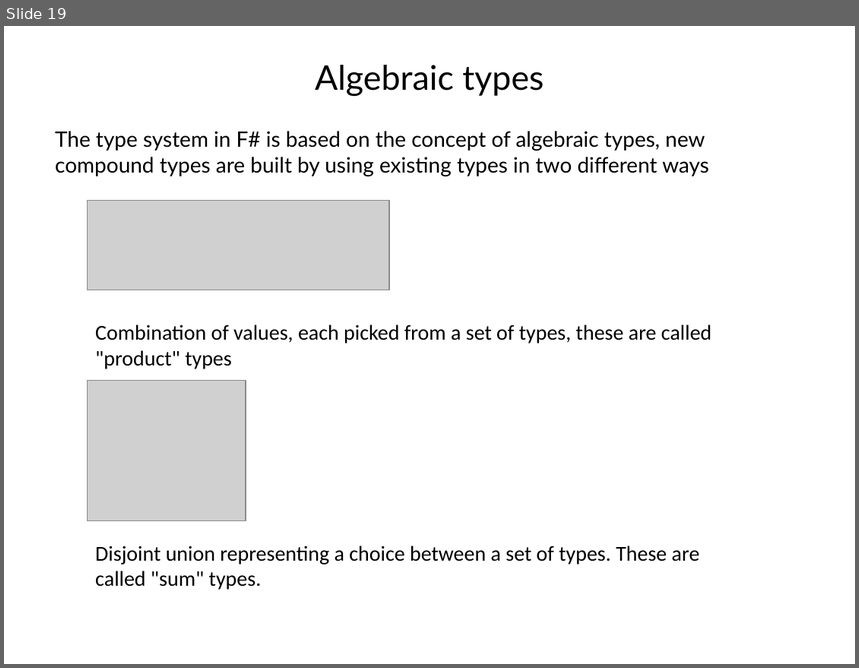
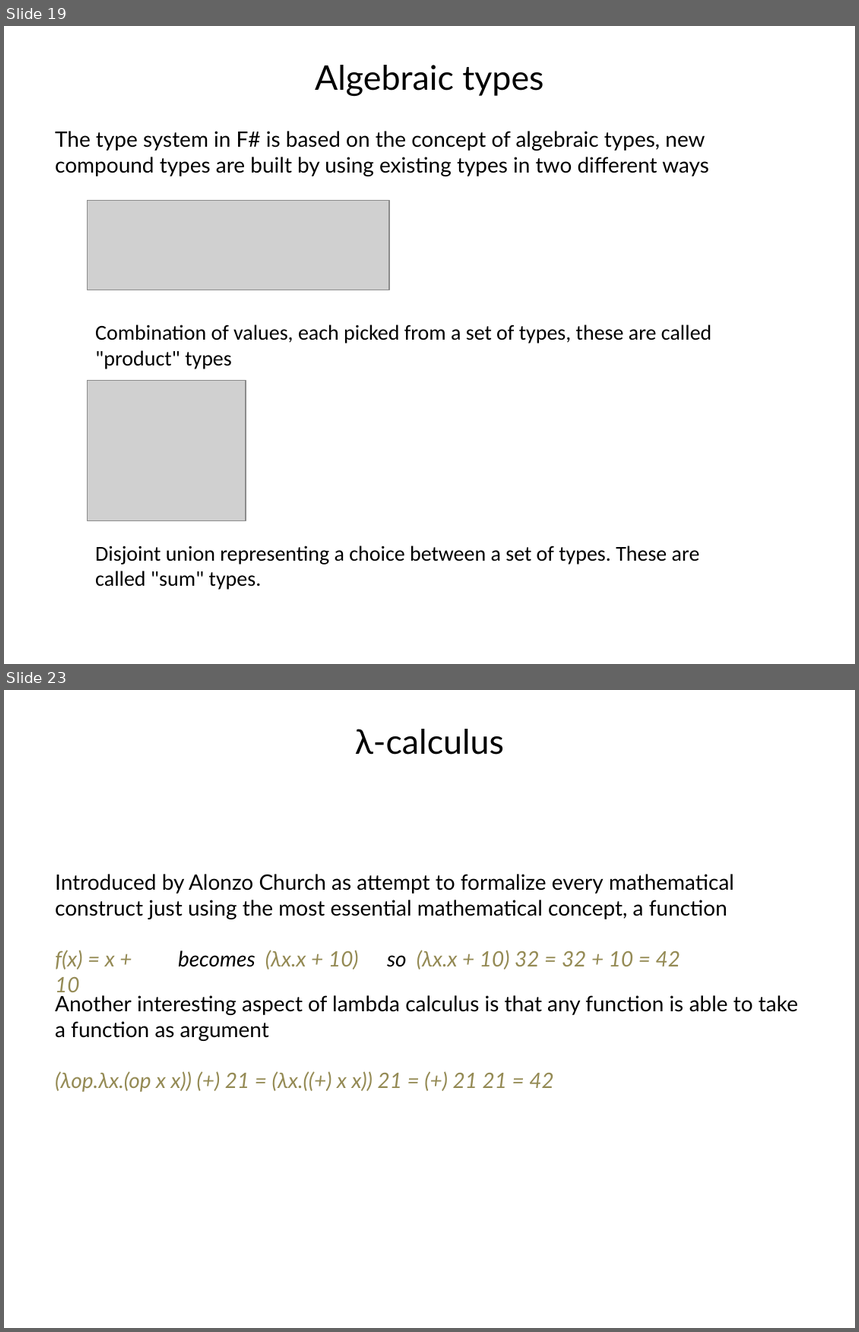
Before and after one commit to vba/presentations, a slide deck: fsharp/part1/presentation.pptx. Shown one above the other, each under a label of ours: slide 19 before the commit, slides 19 and 23 after it; the slides between them are not shown. The pictures are 859x668 and 859x1332 pixels, drawn with LibreOffice and Linux fonts; fonts in the diff are those of the drawing; grey boxes stand for pictures. Boxes give left, top, right and bottom in pixels: in the first picture for what was removed or moved away, otherwise in the second. Text is boxed around its words. In the diff, an @@ line names an element or a change of style, - is before the commit and + after.

```diff
--- a/fsharp/part1/presentation.pptx
+++ b/fsharp/part1/presentation.pptx
@@ slide 23 added at (4, 690, 855, 1328), background #FFFFFF @@
@@ title added at (355, 729, 504, 755), 28.8 pt, text #000000 @@
+λ-calculus
@@ text added at (55, 874, 734, 920), 18 pt, text #000000 @@
+Introduced by Alonzo Church as attempt to formalize every mathematical construct just using the most essential mathematical concept, a function
@@ text added at (55, 950, 115, 992), 18 pt, text #948A54, italic @@
+f(x) = x + 10
@@ text added at (178, 950, 359, 970), 18 pt, text #948A54, italic @@
+becomes (λx.x + 10)
@@ text added at (387, 950, 680, 970), 18 pt, text #948A54, italic @@
+so (λx.x + 10) 32 = 32 + 10 = 42
@@ text added at (55, 996, 798, 1041), 18 pt, text #000000 @@
+Another interesting aspect of lambda calculus is that any function is able to take a function as argument
@@ text added at (55, 1072, 553, 1092), 18 pt, text #948A54, italic @@
+(λop.λx.(op x x)) (+) 21 = (λx.((+) x x)) 21 = (+) 21 21 = 42
```
Also in this commit, not shown: 1 slide changed, 2 other slides added.
